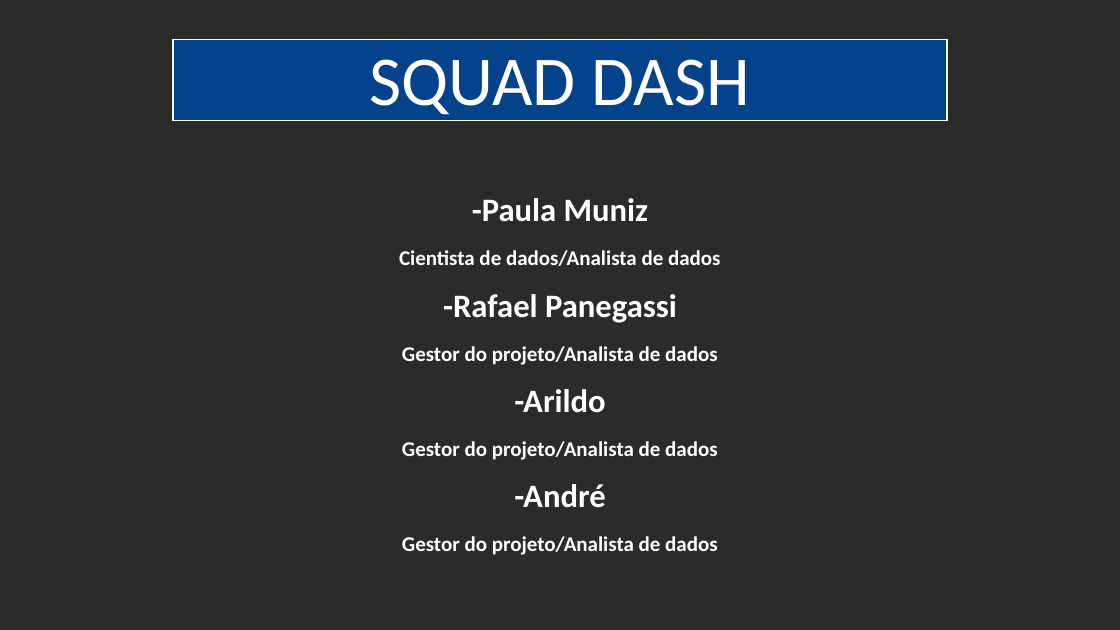
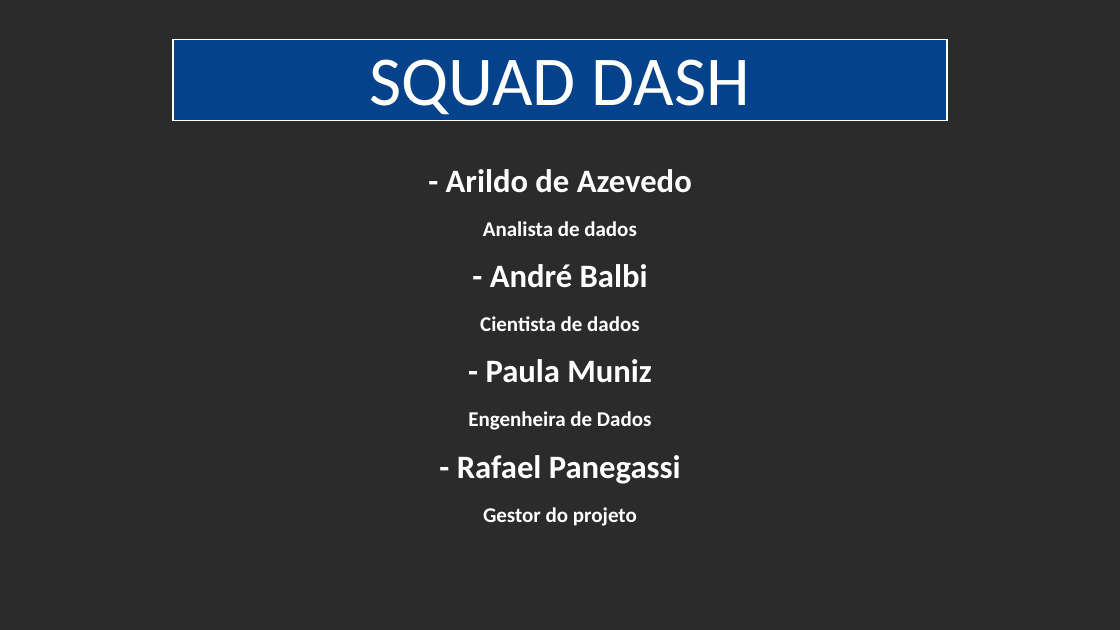
Before and after one commit to Stack-Labs-Dash-Squad/Credit-Card-Fraud-Detection, a slide deck: slide 2 of Fraud.pptx. Drawn at 1120x630 pixels with LibreOffice and Linux fonts; fonts in the diff are those of the drawing; background and template pictures are left out; a plain dark background stands for a picture behind light text. Boxes give left, top, right and bottom in pixels: in the first picture for what was removed or moved away, otherwise in the second. Text is boxed around its words. In the diff, an @@ line names an element or a change of style, - is before the commit and + after.

```diff
--- a/Fraud.pptx
+++ b/Fraud.pptx
@@ text at <box>446,169,692,526</box>: text changed @@
--Paula Muniz
-Cientista de dados/Analista de dados
--Rafael Panegassi
-Gestor do projeto/Analista de dados
--Arildo
-Gestor do projeto/Analista de dados
--André
-Gestor do projeto/Analista de dados
+- Arildo de Azevedo
+Analista de dados
+- André Balbi
+Cientista de dados
+- Paula Muniz
+Engenheira de Dados
+- Rafael Panegassi
+Gestor do projeto
```
Also in this commit, not shown: 1 other slide changed, 7 slides added, 6 slides removed, 1 other file.
